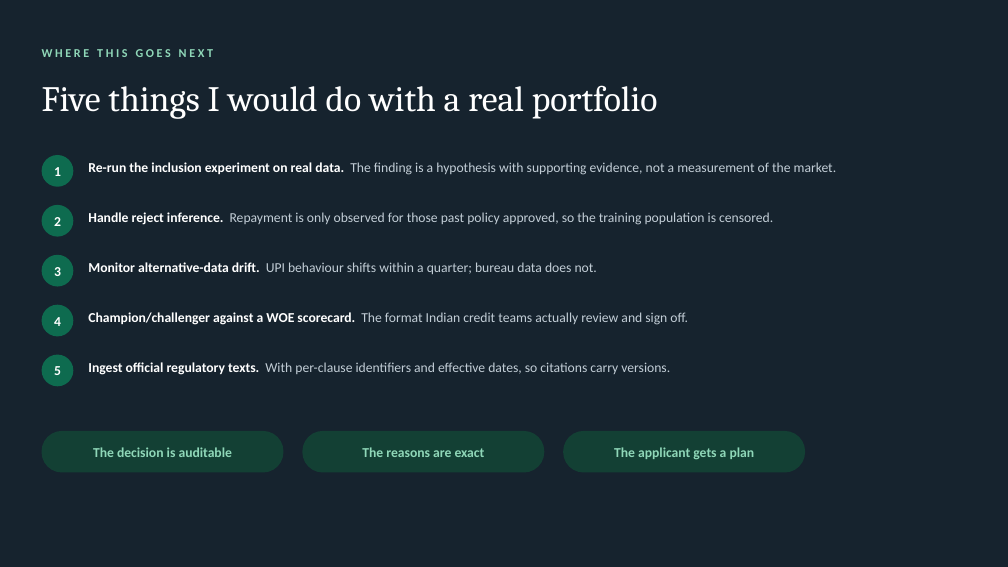
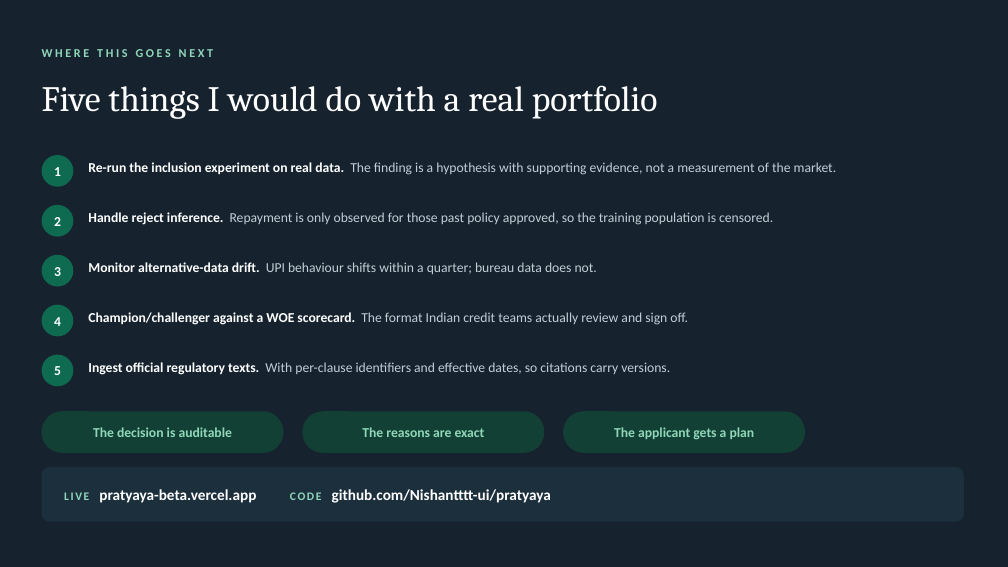
Before and after one commit to Nishantttt-ui/pratyaya, a slide deck: slide 33 of docs/Pratyaya-Synchrony-Hackathon.pptx (slide 32 before the commit). Drawn at 1008x567 pixels with LibreOffice and Linux fonts; fonts in the diff are those of the drawing. Boxes give left, top, right and bottom in pixels: in the first picture for what was removed or moved away, otherwise in the second. Text is boxed around its words. In the diff, an @@ line names an element or a change of style, - is before the commit and + after.

```diff
--- a/docs/Pratyaya-Synchrony-Hackathon.pptx
+++ b/docs/Pratyaya-Synchrony-Hackathon.pptx
@@ 3 texts, 3 rounded rectangles moved together from (x1=42, y1=431, x2=805, y2=473) to (x1=42, y1=411, x2=805, y2=453) @@
@@ rounded rectangle added at (x1=42, y1=467, x2=964, y2=522), fill #1C2F3D @@
@@ text added at (x1=64, y1=489, x2=551, y2=503), 14.5 pt, text #FFFFFF, bold @@
+LIVE pratyaya-beta.vercel.app CODE github.com/Nishantttt-ui/pratyaya
```
Also in this commit, not shown: 1 other slide changed, 1 slide added, 3 other files.
